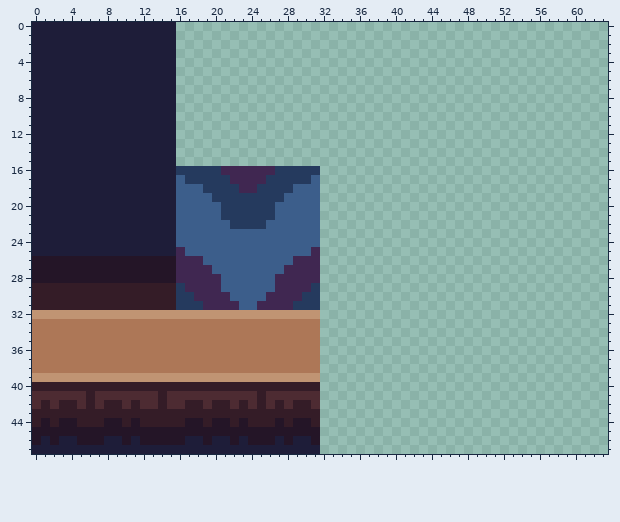
A pixel-art sprite gets an edit: Assets/Sprites/Tiles.png. This is how it looked before the edit.
The file is 64x48 pixels.
Once edited:
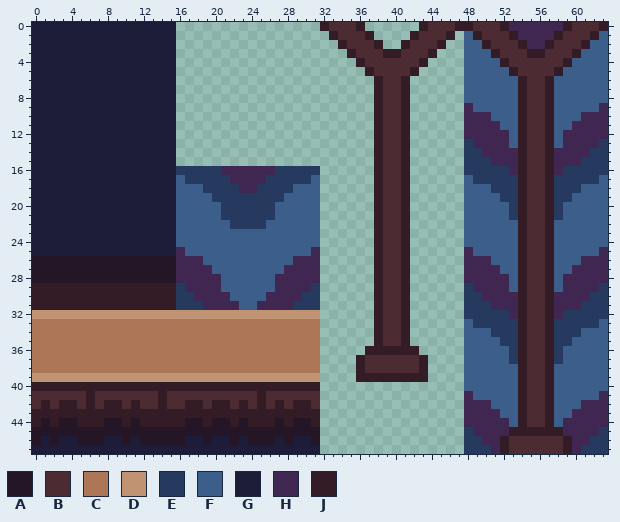
Palette (. is transparent): A #241527  B #4d2b32  C #ad7757  D #c09473  E #253a5e  F #3c5e8b  G #1e1d39  H #402751  J #341c27
Difference:
@@ x 30..63 @@
- 0 ..................................
- 1 ..................................
- 2 ..................................
- 3 ..................................
- 4 ..................................
- 5 ..................................
- 6 ..................................
- 7 ..................................
- 8 ..................................
- 9 ..................................
-10 ..................................
-11 ..................................
-12 ..................................
-13 ..................................
-14 ..................................
-15 ..................................
-16 EE................................
-17 EF................................
-18 FF................................
-19 FF................................
-20 FF................................
-21 FF................................
-22 FF................................
-23 FF................................
-24 FF................................
-25 FH................................
-26 HH................................
-27 HH................................
-28 HH................................
-29 HE................................
-30 EE................................
-31 EE................................
-32 DD................................
-33 CC................................
-34 CC................................
-35 CC................................
-36 CC................................
-37 CC................................
-38 CC................................
-39 DD................................
-40 JJ................................
-41 BB................................
-42 JB................................
-43 JJ................................
-44 AJ................................
-45 AA................................
-46 GA................................
-47 GG................................
+ 0 ..JBBBJ......JBBBJJBBBJHHHHHHJBBBJ
+ 1 ...JBBBJ....JBBBJ.FJBBBJHHHHJBBBJF
+ 2 ....JBBBJ..JBBBJ..FFJBBBJHHJBBBJFF
+ 3 .....JBBBJJBBBJ...FFFJBBBJJBBBJFFF
+ 4 ......JBBBBBBJ....FFFFJBBBBBBJFFFF
+ 5 .......JBBBBJ.....FFFFFJBBBBJFFFFF
+ 6 ........JBBJ......FFFFFFJBBJFFFFFF
+ 7 ........JBBJ......FFFFFFJBBJFFFFFF
+ 8 ........JBBJ......FFFFFFJBBJFFFFFF
+ 9 ........JBBJ......HFFFFFJBBJFFFFFH
+10 ........JBBJ......HHHFFFJBBJFFFHHH
+11 ........JBBJ......HHHHFFJBBJFFHHHH
+12 ........JBBJ......HHHHHFJBBJFHHHHH
+13 ........JBBJ......EHHHHFJBBJFHHHHE
+14 ........JBBJ......EEHHHHJBBJHHHHEE
+15 ........JBBJ......EEEHHHJBBJHHHEEE
+16 EE......JBBJ......EEEEEHJBBJHEEEEE
+17 EF......JBBJ......FEEEEEJBBJEEEEEF
+18 FF......JBBJ......FFFEEEJBBJEEEFFF
+19 FF......JBBJ......FFFFEEJBBJEEFFFF
+20 FF......JBBJ......FFFFFEJBBJEFFFFF
+21 FF......JBBJ......FFFFFEJBBJEFFFFF
+22 FF......JBBJ......FFFFFFJBBJFFFFFF
+23 FF......JBBJ......FFFFFFJBBJFFFFFF
+24 FF......JBBJ......FFFFFFJBBJFFFFFF
+25 FH......JBBJ......HFFFFFJBBJFFFFFH
+26 HH......JBBJ......HHHFFFJBBJFFFHHH
+27 HH......JBBJ......HHHHFFJBBJFFHHHH
+28 HH......JBBJ......HHHHHFJBBJFHHHHH
+29 HE......JBBJ......EHHHHFJBBJFHHHHE
+30 EE......JBBJ......EEHHHHJBBJHHHHEE
+31 EE......JBBJ......EEEHHHJBBJHHHEEE
+32 DD......JBBJ......EEEEEHJBBJHEEEEE
+33 CC......JBBJ......FEEEEEJBBJEEEEEF
+34 CC......JBBJ......FFFEEEJBBJEEEFFF
+35 CC......JBBJ......FFFFEEJBBJEEFFFF
+36 CC.....JJJJJJ.....FFFFFEJBBJEFFFFF
+37 CC....JBBBBBBJ....FFFFFEJBBJEFFFFF
+38 CC....JBBBBBBJ....FFFFFFJBBJFFFFFF
+39 DD....JJJJJJJJ....FFFFFFJBBJFFFFFF
+40 JJ................FFFFFFJBBJFFFFFF
+41 BB................HFFFFFJBBJFFFFFH
+42 JB................HHHFFFJBBJFFFHHH
+43 JJ................HHHHFFJBBJFFHHHH
+44 AJ................HHHHHFJBBJFHHHHH
+45 AA................EHHHHJJJJJJHHHHE
+46 GA................EEHHJBBBBBBJHHEE
+47 GG................EEEHJBBBBBBJHEEE
